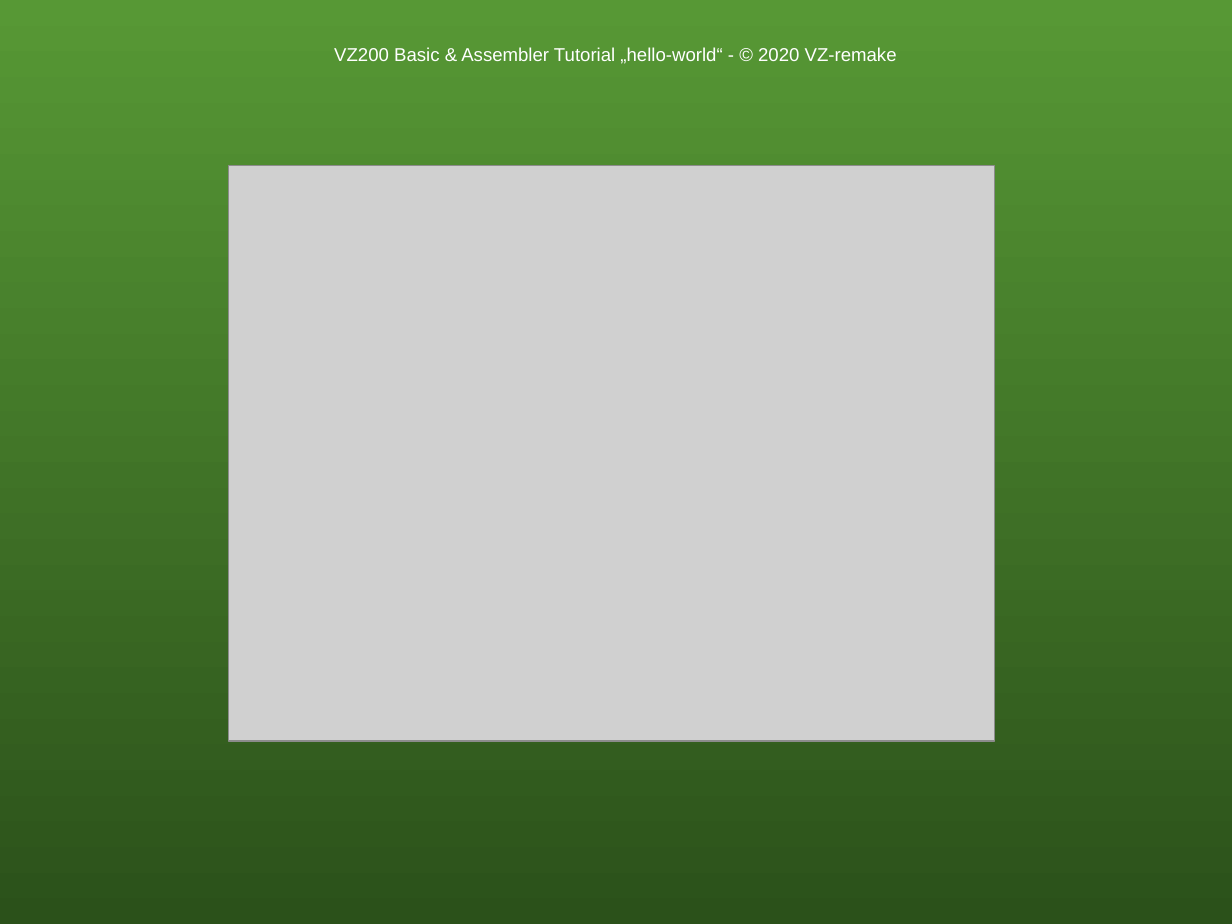
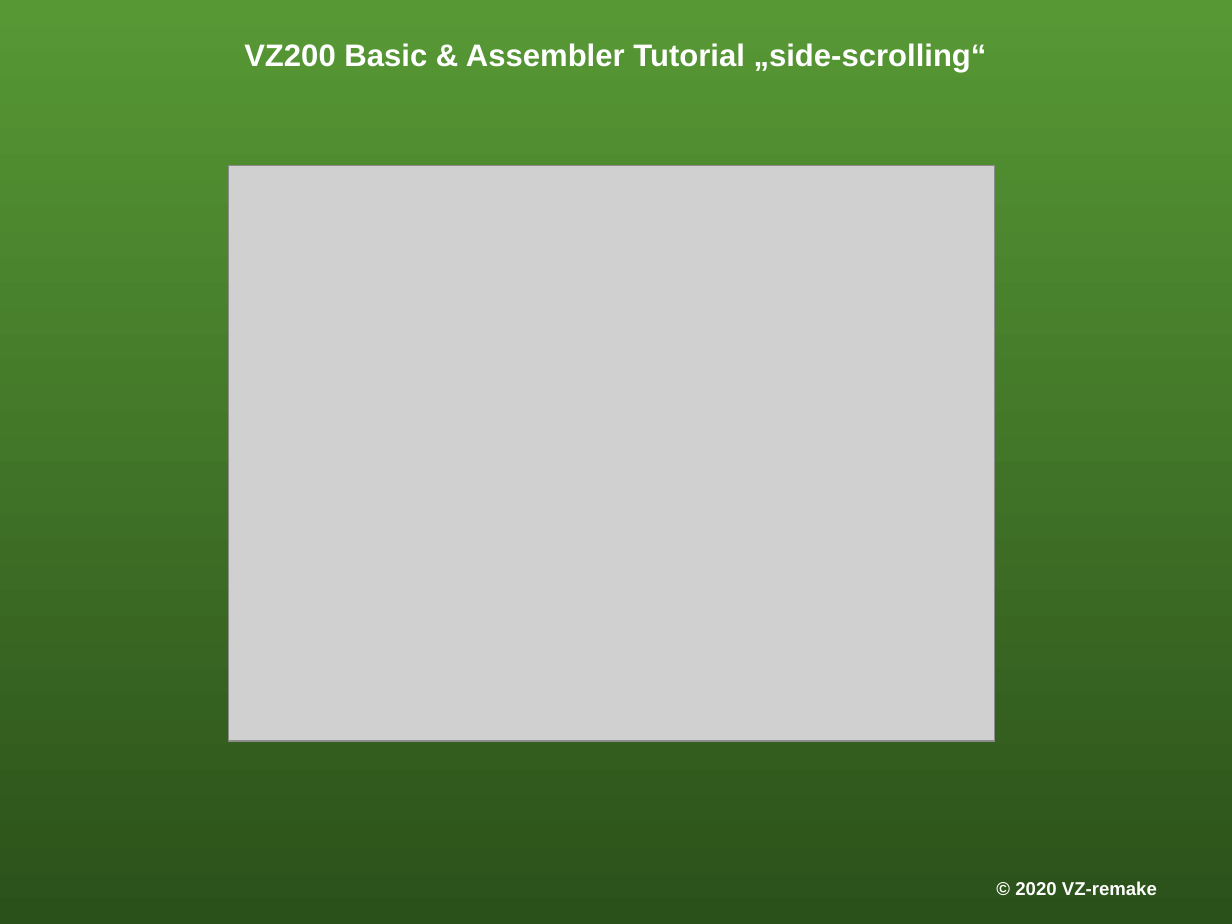
Before and after one commit to cwahlmann/vz200, a slide deck: slide 12 of doc/tutorial/VZ200-tutorial.odp (slide 9 before the commit). Drawn at 1232x924 pixels with LibreOffice and Linux fonts; fonts in the diff are those of the drawing; grey boxes stand for pictures; background and template pictures are left out. Boxes give left, top, right and bottom in pixels: in the first picture for what was removed or moved away, otherwise in the second. Text is boxed around its words. In the diff, an @@ line names an element or a change of style, - is before the commit and + after.

Commit message:
Tutorial: kleines Basic-Programm

```diff
--- a/doc/tutorial/VZ200-tutorial.odp
+++ b/doc/tutorial/VZ200-tutorial.odp
@@ title at (x1=244, y1=43, x2=987, y2=72): text changed; size 12 to 20 pt; bold on @@
-VZ200 Basic & Assembler Tutorial „hello-world“ - © 2020 VZ-remake
+VZ200 Basic & Assembler Tutorial „side-scrolling“
@@ text added at (x1=1015, y1=881, x2=1157, y2=895), 12 pt, text #FFFFFF, bold @@
+© 2020 VZ-remake
```
Also in this commit, not shown: 8 other slides changed, 3 slides added, 3 other files.
